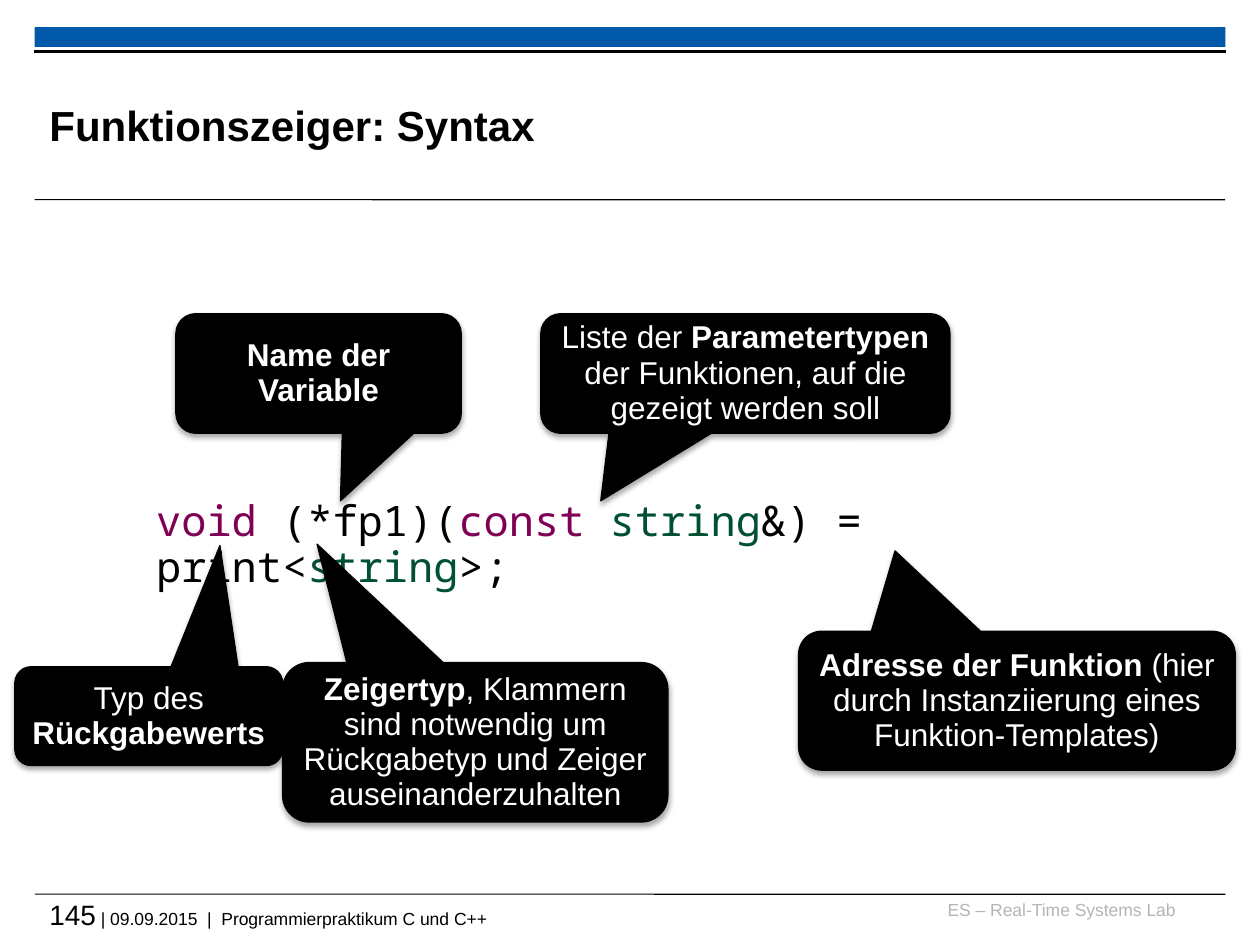
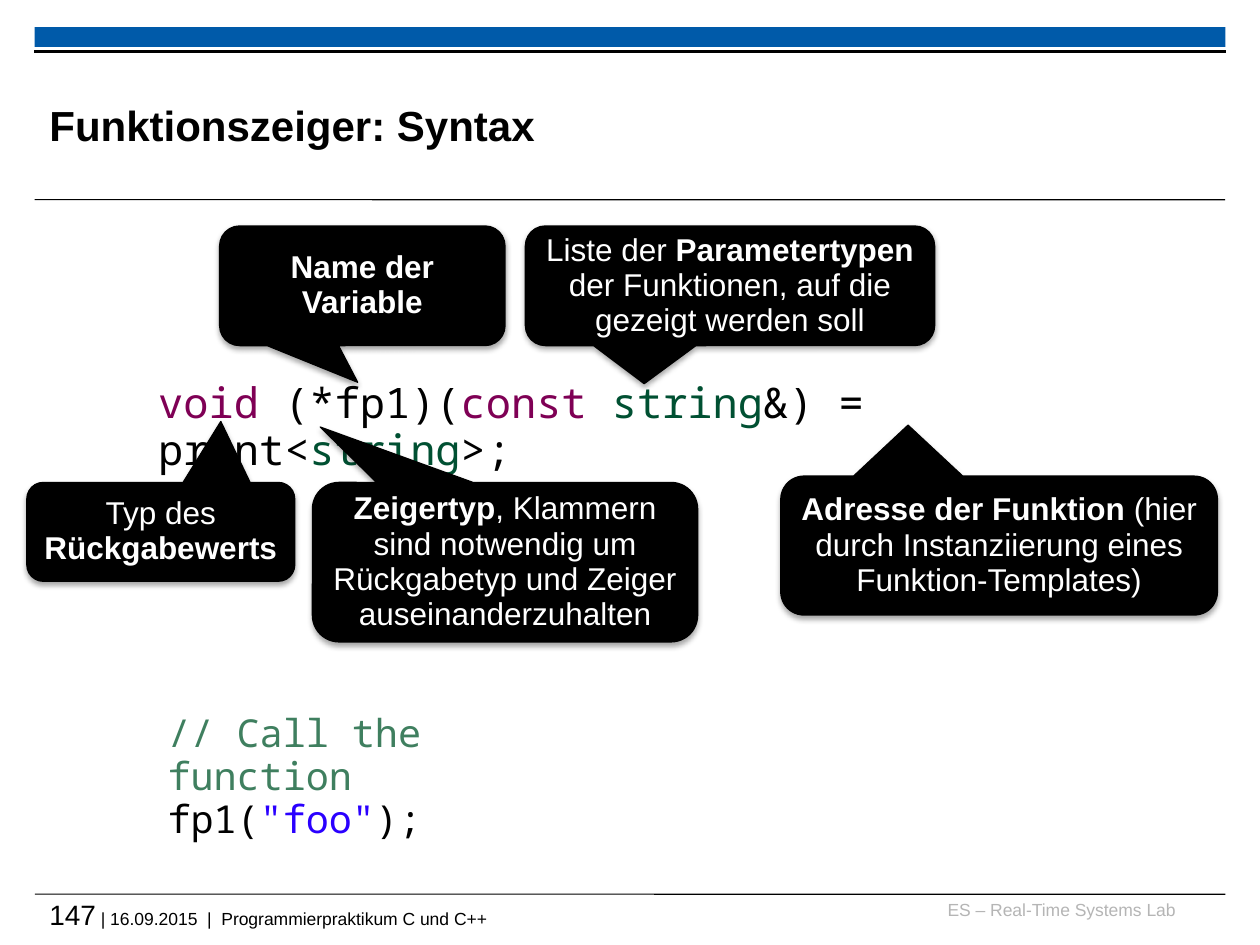
Before and after one commit to h82k/tud-cppp, a slide deck: slide 147 of cppp_lecture.pptx (slide 145 before the commit). Drawn at 1260x945 pixels with LibreOffice and Linux fonts; fonts in the diff are those of the drawing; background and template pictures are left out. Boxes give left, top, right and bottom in pixels: in the first picture for what was removed or moved away, otherwise in the second. Text is boxed around its words. In the diff, an @@ line names an element or a change of style, - is before the commit and + after.

Commit message:
Some improvements (esp. function ptrs, ...)

```diff
--- a/cppp_lecture.pptx
+++ b/cppp_lecture.pptx
@@ rounded speech box "Name der Variable": place and size @@
-rounded speech box "Name der Variable" at <box>176,314,462,433</box>
+rounded speech box "Name der Variable" at <box>219,226,505,345</box>
@@ rounded speech box "Liste der Parametertypen der Funktionen, ...": place and size @@
-rounded speech box "Liste der Parametertypen der Funktionen, ..." at <box>541,314,950,433</box>
+rounded speech box "Liste der Parametertypen der Funktionen, ..." at <box>525,226,935,345</box>
@@ text "void (*fp1)(const string&) = print<string>;": place and size @@
-text "void (*fp1)(const string&) = print<string>;" at <box>156,496,812,594</box>
+text "void (*fp1)(const string&) = print<string>;" at <box>158,379,814,477</box>
@@ rounded speech box "Adresse der Funktion (hier durch ...": place and size @@
-rounded speech box "Adresse der Funktion (hier durch ..." at <box>799,631,1236,770</box>
+rounded speech box "Adresse der Funktion (hier durch ..." at <box>781,476,1218,615</box>
@@ rounded speech box "Typ des Rückgabewerts": place and size @@
-rounded speech box "Typ des Rückgabewerts" at <box>15,667,284,765</box>
+rounded speech box "Typ des Rückgabewerts" at <box>26,483,295,581</box>
@@ proportions changed in 5 elements at <box>525,226,935,345</box>, <box>219,226,505,345</box>, <box>781,476,1218,615</box>, <box>26,483,295,581</box>, <box>312,483,698,643</box> @@
@@ rounded speech box "Zeigertyp, Klammern sind notwendig um ...": place and size @@
-rounded speech box "Zeigertyp, Klammern sind notwendig um ..." at <box>282,663,668,823</box>
+rounded speech box "Zeigertyp, Klammern sind notwendig um ..." at <box>312,483,698,643</box>
@@ text added at <box>168,717,422,843</box>, 22 pt, text #3F7F5F @@
+// Call the function
+fp1("foo");
@@ text at <box>49,905,487,929</box>: text changed @@
-145 | 09.09.2015 | Programmierpraktikum C und C++
+147 | 16.09.2015 | Programmierpraktikum C und C++
```
Also in this commit, not shown: 28 other slides changed, 5 slides added, 3 slides removed.
